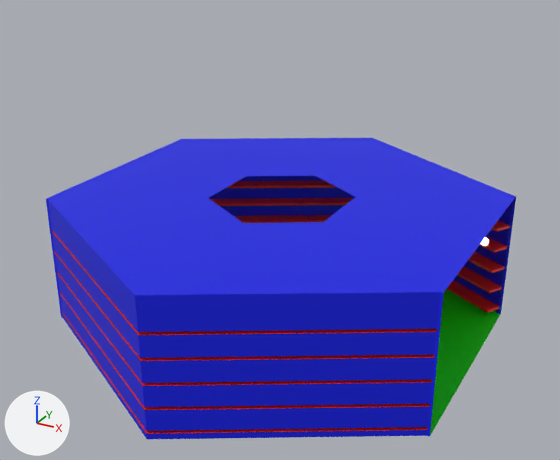
An edit to the Blender file assets/blender/hex_library_room.blend, drawn before and after from the same camera.
Both versions are drawn from a camera (50 mm lens) standing at (5.9, -10.79, 7.08) and looking at (0.08, -0.22, 1.8). Arrows for +X, +Y and +Z are at lower left; the lights stay in place.

The first picture shows 'Room-col'.
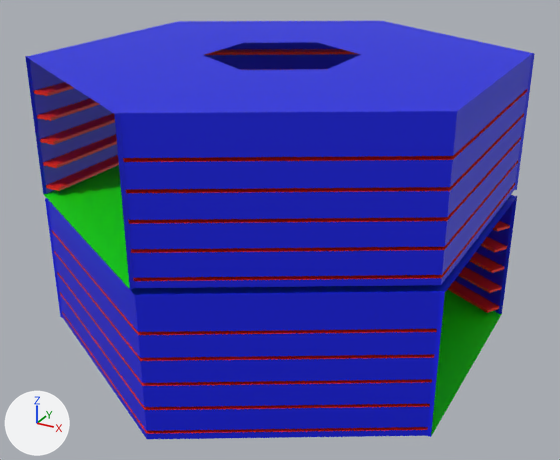
The edits, one by one:
me_circle_003 is used by ob_room_col; location (0.0, 0.0, 0.0).
Verts and faces of me_circle_003; kept vertices keep their numbers, new ones are numbered from 296.
Before the commit, vertices of me_circle_003: 292 (3.46, 0.0, 2.3), 293 (3.46, 1.97, 2.3), 294 (3.46, 0.0, 0.0), 295 (3.46, 1.97, 0.0).
me_circle_003 had 296 vertices, 210 faces and spanned x -0.15..3.46, y 0.0..3.95, z -0.1..2.3.
me_circle_003 now has 299 vertices, 210 faces and spans x -0.15..3.48, y 0.0..3.95, z -0.1..2.3.
Part 1, on me_circle_003:
4 faces are deleted.
2 vertices move from x 0.0, y 1.26, z -0.1..2.3 to x 0.0, y 1.25, z -0.1..2.3.
3 vertices are added at (0.45, 0.99, 0.0), (0.63, 0.89, 0.0), (0.81, 0.78, 0.0).
4 new faces join them, mat_material_008 (red #e72000).
Part 2, on me_circle_003:
Vertices 292 to 295 move by (0.02, 0.0, 0.0).
Object 'Room-col' (ob_room_col) gains a ARRAY modifier named 'Array'.
Modifier setting: use_relative_offset = False.
Modifier setting: use_merge_vertices = True.
Modifier setting: use_object_offset = True.
Modifier setting: offset_object = ob_vertical_offset.
Object 'Vertical Offset' (ob_vertical_offset) is new.
Its location is (0.0, 0.0, 2.4).
Its rotation in degrees is (0, 0, 60).
It is now shown.

Changed parts and their boxes (x1, y1, x2, y2) in the pictures (560 x 460 px; the box of a moved part takes in the faces that stretch with it):
'Room-col', reshaped, modifiers changed (8% wider, 39% taller): before (46, 138, 516, 439); after (25, 21, 535, 439)
part 1 of me_circle_003, moved or reshaped: before (136, 222, 439, 295); after (26, 21, 534, 295)
part 2 of me_circle_003, moved or reshaped: before (46, 138, 516, 436); after (25, 54, 535, 437)
